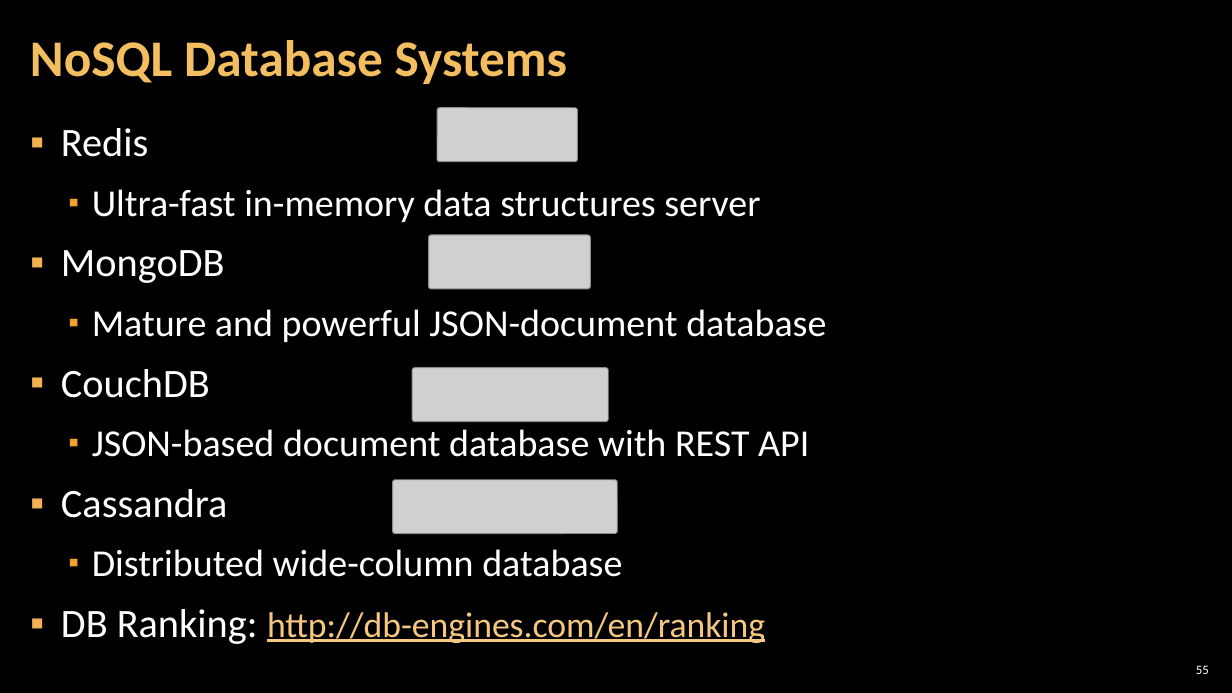
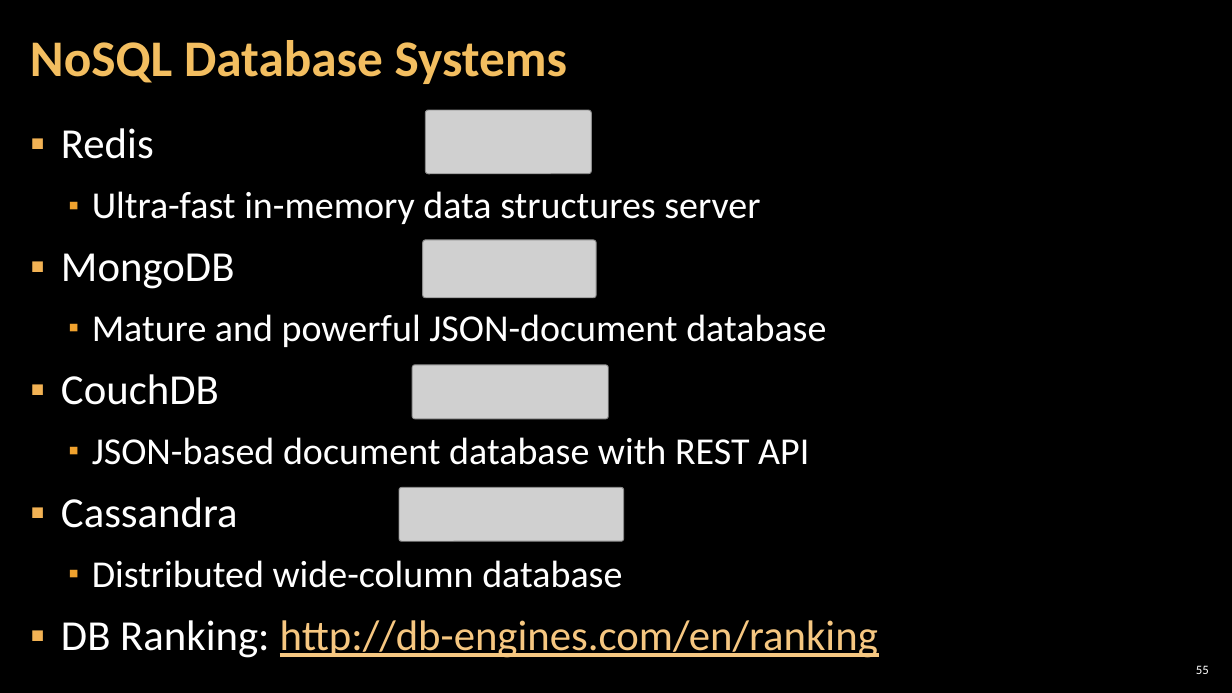
Before and after one commit to TeodorPenev/SoftUni, a slide deck: slide 55 of Advanced Level - Back-end/Databases/Presentation/1. Database-Systems-Overview.pptx. Drawn at 1232x693 pixels with LibreOffice and Linux fonts; fonts in the diff are those of the drawing; grey boxes stand for pictures; background and template pictures are left out. Boxes give left, top, right and bottom in pixels: in the first picture for what was removed or moved away, otherwise in the second. Text is boxed around its words. In the diff, an @@ line names an element or a change of style, - is before the commit and + after.

```diff
--- a/Advanced Level - Back-end/Databases/Presentation/1. Database-Systems-Overview.pptx
+++ b/Advanced Level - Back-end/Databases/Presentation/1. Database-Systems-Overview.pptx
@@ picture resized from (x1=437, y1=108, x2=578, y2=162) to (x1=425, y1=110, x2=592, y2=174) @@
@@ text at (x1=61, y1=128, x2=878, y2=658): size 31.4 to 33.3 pt in "Redis", "MongoDB", "CouchDB", "Cassandra" and 1 more places; size 27.8 to 33.3 pt in "http://db-engines.com/en/ranking" @@
@@ picture resized from (x1=429, y1=235, x2=591, y2=288) to (x1=422, y1=240, x2=596, y2=299) @@
@@ picture moved from (x1=393, y1=480, x2=617, y2=533) to (x1=399, y1=488, x2=624, y2=542) @@
```
Also in this commit, not shown: 29 other slides changed, 8 other files.
